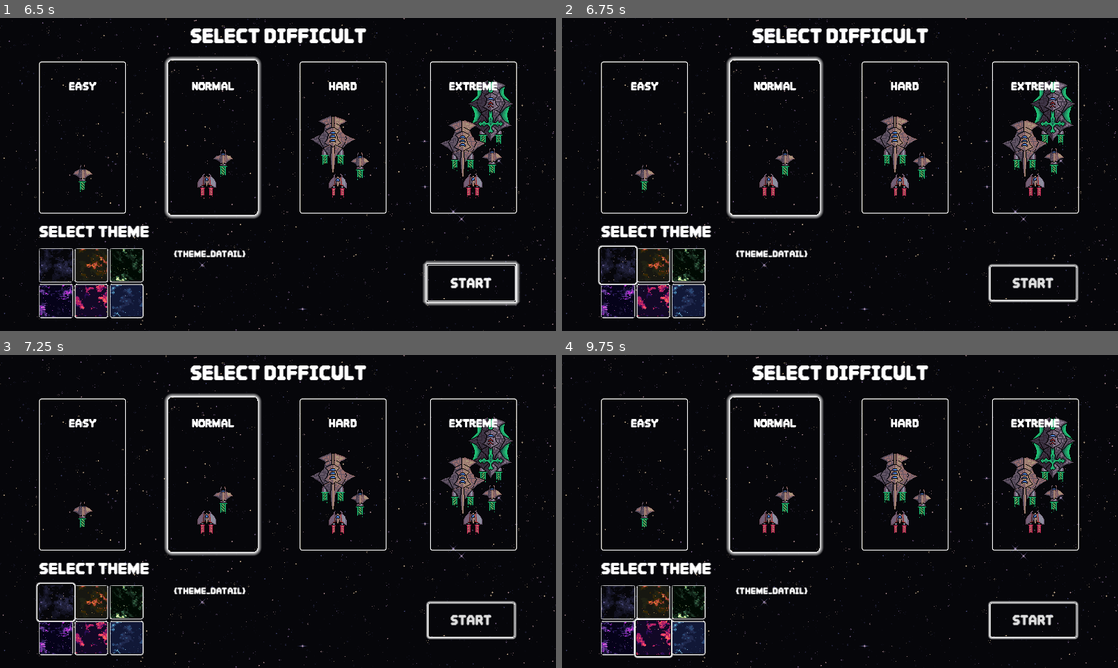
Above: before the commit, frames 1-4 (two rows, left to right).
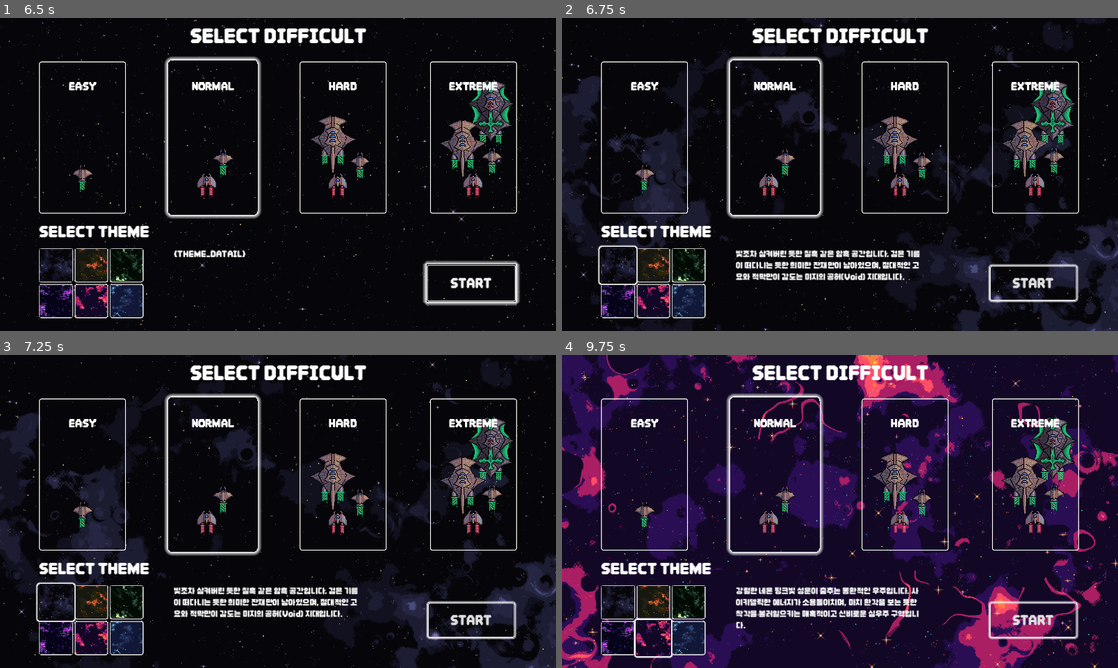
Above: after the commit, the same moments.

Repository: wonhs0191/GAME-2-Random-Defense-
Game: Godot game, scene res://playsetup/playsetup.tscn
The game is run twice, just before and just after one commit, with the same random seed, the same clock (stepped at 60 frames per second) and the same inputs. The project has no main scene, so this scene is started directly.
Inputs (mouse positions are in pixels of both pictures, inside the frame that each line leads up to):
- Up to frame 1 (6.5 s): click "HARD" at 0.5 s; click "EXTREME" at 1.25 s; click "EASY" at 2 s; click "EASY" at 2.75 s; click "NORMAL" at 3.5 s; click "NORMAL" at 4.25 s; click "START" at 5 s; click "START" at 5.75 s
- Up to frame 2 (6.75 s): click (617, 265) at 6.5 s
- Up to frame 3 (7.25 s): no input
- Up to frame 4 (9.75 s): click (650, 602) at 7.25 s; click (689, 602) at 8 s; click (617, 636) at 8.75 s; click (650, 636) at 9.5 s

Frame 1 is identical in both runs. In frame 2, 12% of the frame differs, in the area x 0-100%, y 0-100%; in frame 3, 12%; in frame 4, 88%.
Error before the commit: Parse Error: Identifier "gamemanager" not declared in the current scope. (res://playsetup/playsetup.gd:24)

Commit message:
=== fix error

Diff:
--- a/playsetup/playsetup.gd
+++ b/playsetup/playsetup.gd
@@ -20,14 +20,14 @@
 func _process(delta):
 	pass
 
-func _on_degree_2_pressed():
-	gamemanager.selected_difficulty = "Normal"
+# func _on_degree_2_pressed():
+# 	gamemanager.selected_difficulty = "Normal"
 
-func _on_degree_3_pressed():
-	gamemanager.selected_difficulty = "Hard"
+# func _on_degree_3_pressed():
+# 	gamemanager.selected_difficulty = "Hard"
 
-func _on_degree_4_pressed():
-	gamemanager.selected_difficulty = "Extreme"
+# func _on_degree_4_pressed():
+# 	gamemanager.selected_difficulty = "Extreme"
 
 func _on_theme_1_mouse_entered():
 	background.texture = theme01
